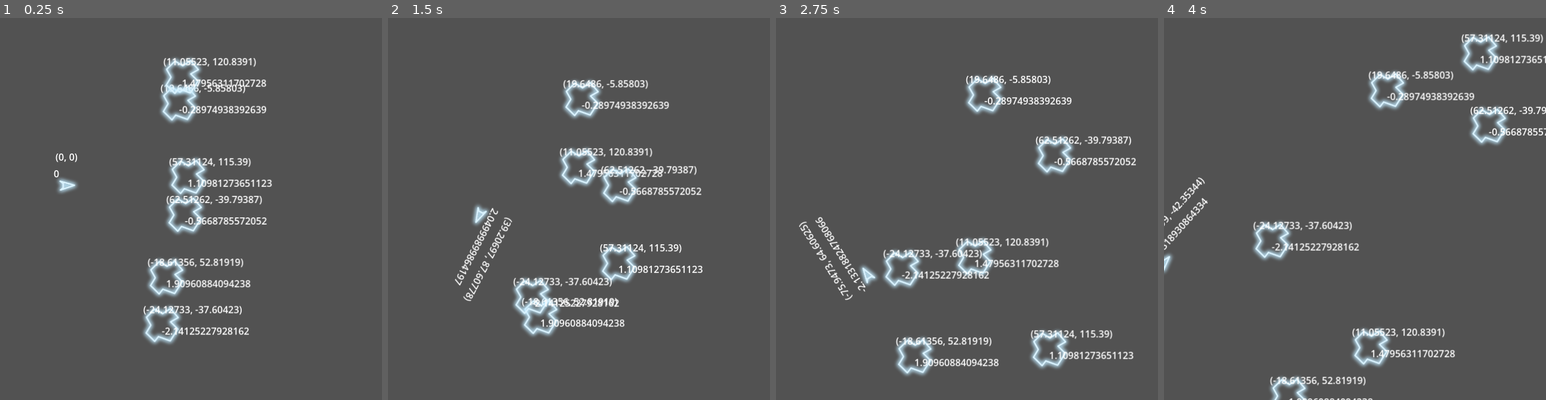
Above: before the commit, frames 1-4 (left to right).
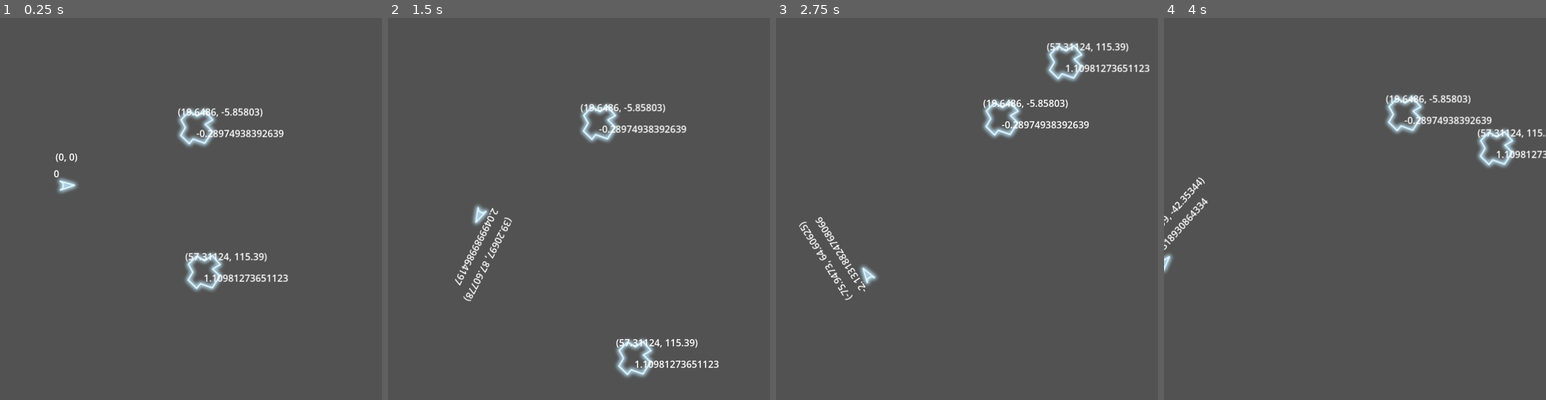
Above: after the commit, the same moments.

Repository: davidward462/asteroids
Game: Godot game, scene res://scenes/main.tscn
Two runs of this game, one before a commit and one after it. Both use one fixed random seed, a clock stepped at 60 frames per second and the inputs below.
Inputs:
- Up to frame 1 (0.25 s): no input
- Up to frame 2 (1.5 s): hold W (accelerate) 0.53-1.28 s; hold D (rotate_clockwise) 0.53-1.28 s; tap A (rotate_counterclockwise) at 1.35 s
- Up to frame 3 (2.75 s): hold W (accelerate) from 2.03 s (still down); hold D (rotate_clockwise) from 2.03 s (still down)
- Up to frame 4 (4 s): release D (rotate_clockwise) at 2.78 s; tap A (rotate_counterclockwise) at 2.85 s; release W (accelerate) at 3.53 s; hold D (rotate_clockwise) from 3.53 s (still down)

The runs differ from the first frame. In frame 1, 7.6% of the frame differs, in the area x 37-76%, y 10-86%; in frame 2, 7.6%; in frame 3, 8.0%, in the area x 27-98%, y 6-94%; in frame 4, 7.1%.

Commit message:
remove some asteroids

Diff:
--- a/scenes/world.tscn
+++ b/scenes/world.tscn
@@ -11,19 +11,7 @@
 position = Vector2(112, 281)
 
 [node name="Asteroid_large" parent="." instance=ExtResource("3_t00nx")]
-position = Vector2(295, 143)
-
-[node name="Asteroid_large2" parent="." instance=ExtResource("3_t00nx")]
-position = Vector2(302, 67)
+position = Vector2(324, 183)
 
 [node name="Asteroid_large3" parent="." instance=ExtResource("3_t00nx")]
-position = Vector2(300, 236)
-
-[node name="Asteroid_large4" parent="." instance=ExtResource("3_t00nx")]
-position = Vector2(294, 338)
-
-[node name="Asteroid_large5" parent="." instance=ExtResource("3_t00nx")]
-position = Vector2(283, 420)
-
-[node name="Asteroid_large6" parent="." instance=ExtResource("3_t00nx")]
-position = Vector2(277, 522)
+position = Vector2(327, 395)
